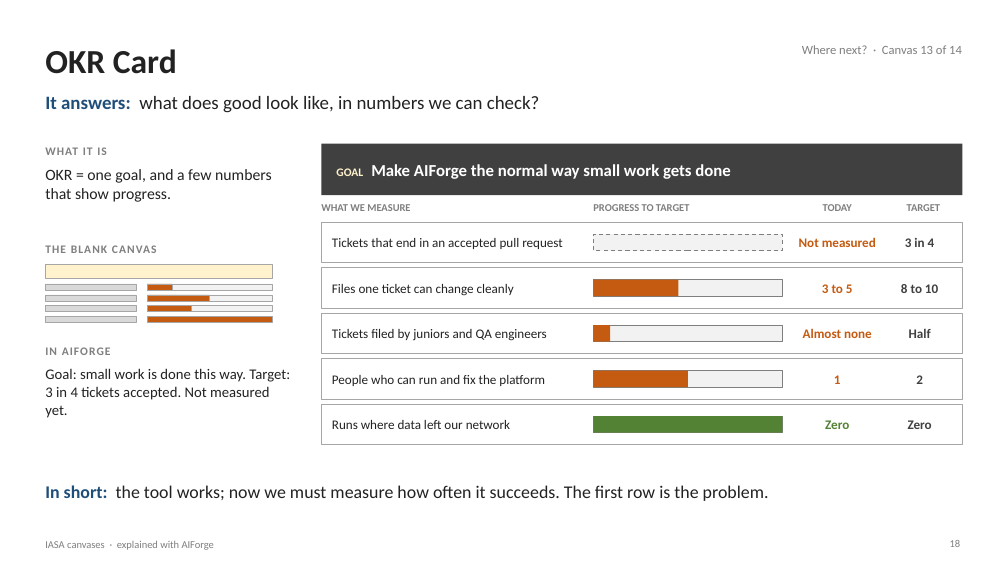
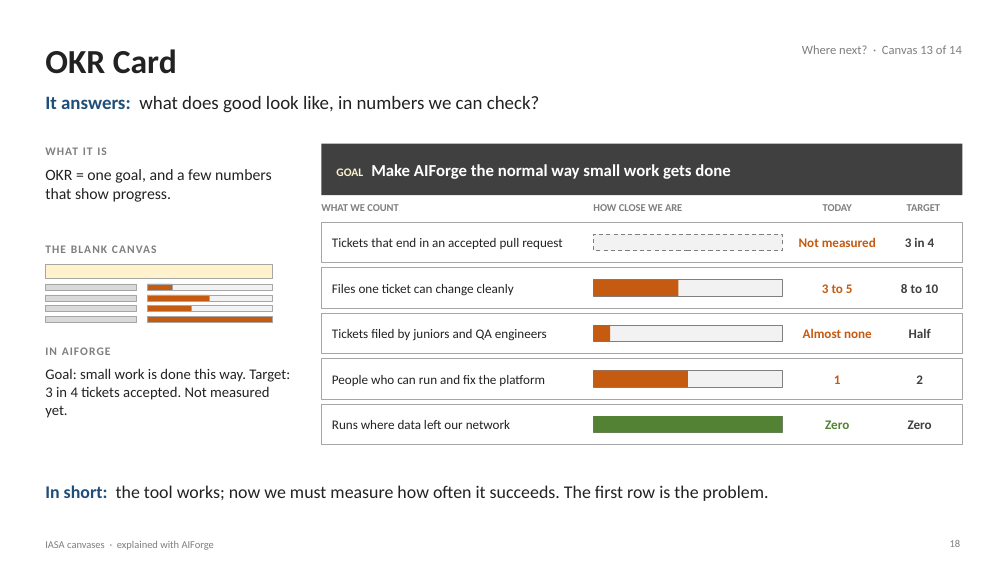
Before and after one commit to Manikanta-Reddy-Pasala/tools, a slide deck: slide 18 of course/iasa-aiforge/IASA-Canvases-with-AIForge.pptx. Drawn at 1008x567 pixels with LibreOffice and Linux fonts; fonts in the diff are those of the drawing. Boxes give left, top, right and bottom in pixels: in the first picture for what was removed or moved away, otherwise in the second. Text is boxed around its words. In the diff, an @@ line names an element or a change of style, - is before the commit and + after.

```diff
--- a/course/iasa-aiforge/IASA-Canvases-with-AIForge.pptx
+++ b/course/iasa-aiforge/IASA-Canvases-with-AIForge.pptx
@@ text at bbox=[321, 204, 398, 211]: text changed @@
-WHAT WE MEASURE
+WHAT WE COUNT
@@ text at bbox=[593, 204, 682, 211]: text changed @@
-PROGRESS TO TARGET
+HOW CLOSE WE ARE
```
Also in this commit, not shown: 11 other slides changed, 2 other files.
